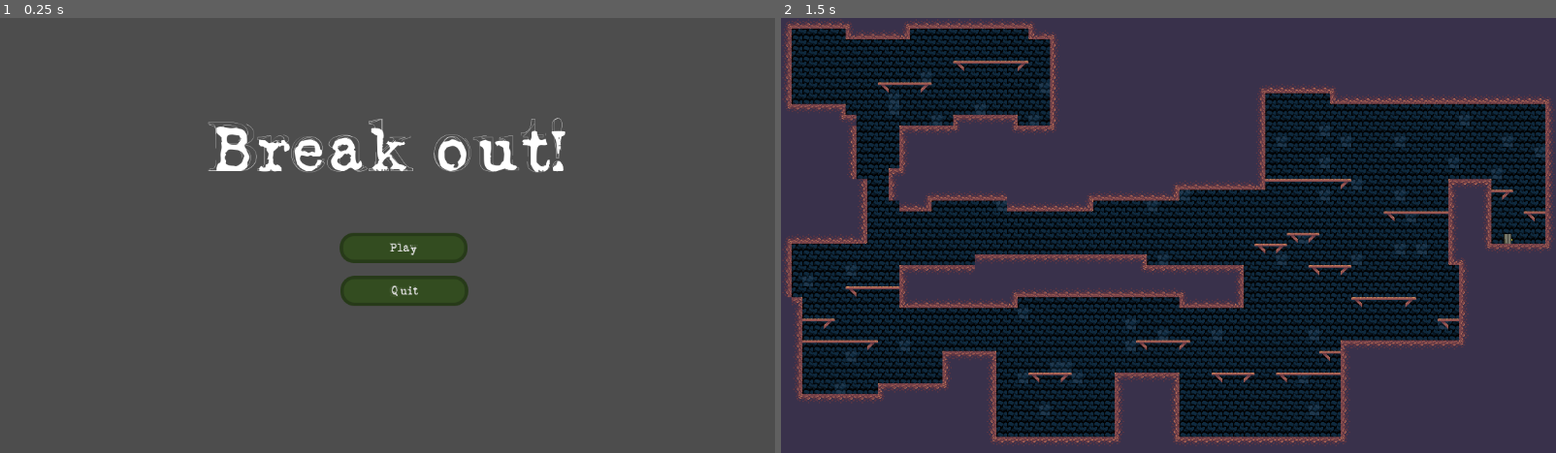
Above: before the commit, frames 1-2 (left to right).
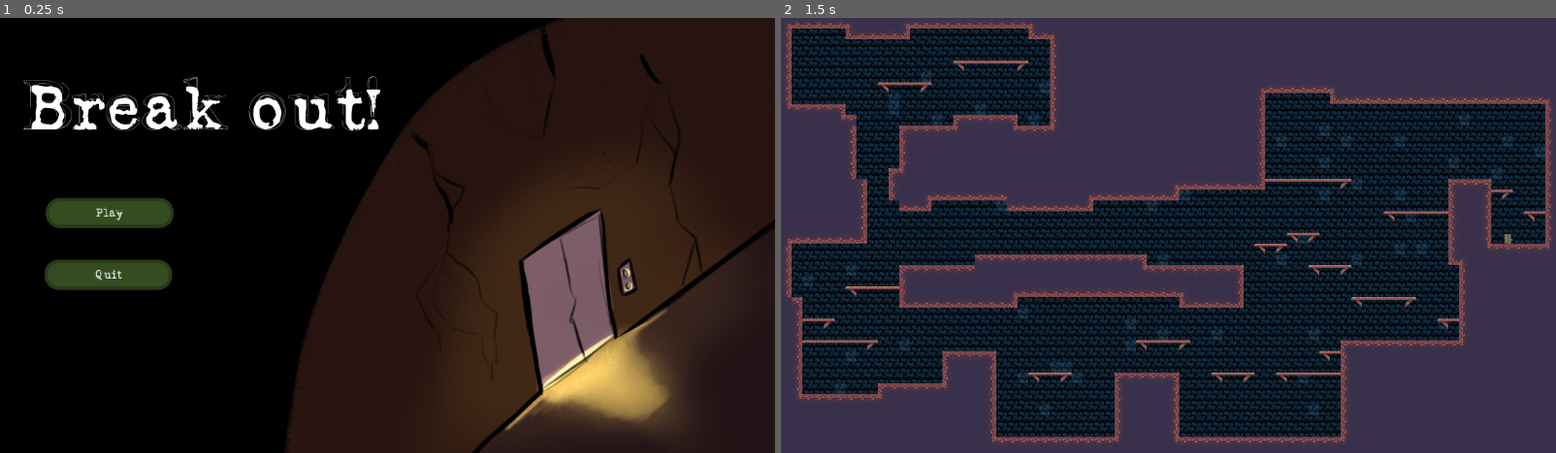
Above: after the commit, the same moments.

Repository: hemaddddd/FinalProjectGame
Game: Godot game, scene res://main menu/main_menu.tscn
The game is run twice, just before and just after one commit, with the same random seed, the same clock (stepped at 60 frames per second) and the same inputs. The project has no main scene, so this scene is started directly.
Inputs:
- Up to frame 1 (0.25 s): no input
- Up to frame 2 (1.5 s): click "Play" at 0.5 s; tap Enter at 1.25 s

The runs differ from the first frame. In frame 1, 100% of the frame differs, in the area x 0-100%, y 0-100%; in frame 2, nothing differs.

Commit message:
more menu

Diff:
--- a/FinalProjectGame/main menu/main_menu.tscn
+++ b/FinalProjectGame/main menu/main_menu.tscn
@@ -1,7 +1,8 @@
-[gd_scene load_steps=4 format=3 uid="uid://sdkjdambd0jy"]
+[gd_scene load_steps=5 format=3 uid="uid://sdkjdambd0jy"]
 
 [ext_resource type="Script" path="res://main menu/main_menu.gd" id="1_r6vk1"]
 [ext_resource type="Theme" uid="uid://bf1gcjax54hvg" path="res://theme/theme.tres" id="2_ar3ff"]
+[ext_resource type="Texture2D" uid="uid://bnryuh1y5nfi0" path="res://menu.PNG" id="2_dg5xk"]
 [ext_resource type="FontFile" uid="uid://whjeinj0y5gd" path="res://Fluox___.ttf" id="2_h2xp5"]
 
 [node name="main menu" type="Control"]
@@ -13,12 +14,26 @@
 grow_vertical = 2
 script = ExtResource("1_r6vk1")
 
+[node name="TextureRect" type="TextureRect" parent="."]
+layout_mode = 1
+anchors_preset = 15
+anchor_right = 1.0
+anchor_bottom = 1.0
+offset_top = -2.0
+offset_bottom = 2.0
+grow_horizontal = 2
+grow_vertical = 2
+texture = ExtResource("2_dg5xk")
+
 [node name="Label" type="Label" parent="."]
 layout_mode = 1
 anchors_preset = 15
 anchor_right = 1.0
 anchor_bottom = 1.0
-offset_bottom = -260.0
+offset_left = -17.0
+offset_top = -62.0
+offset_right = -533.0
+offset_bottom = -322.0
 grow_horizontal = 2
 grow_vertical = 2
 theme = ExtResource("2_ar3ff")
@@ -30,19 +45,19 @@
 
 [node name="play" type="Button" parent="."]
 layout_mode = 1
-offset_left = 505.0
-offset_top = 320.0
-offset_right = 695.0
-offset_bottom = 365.0
+offset_left = 68.0
+offset_top = 268.0
+offset_right = 258.0
+offset_bottom = 313.0
 theme = ExtResource("2_ar3ff")
 text = "Play"
 
 [node name="quit" type="Button" parent="."]
 layout_mode = 1
-offset_left = 506.0
-offset_top = 384.0
-offset_right = 696.0
-offset_bottom = 429.0
+offset_left = 66.0
+offset_top = 360.0
+offset_right = 256.0
+offset_bottom = 405.0
 theme = ExtResource("2_ar3ff")
 text = "Quit"
 
Binary file added: FinalProjectGame/menu.PNG
Not shown, added: FinalProjectGame/menu.PNG.import
